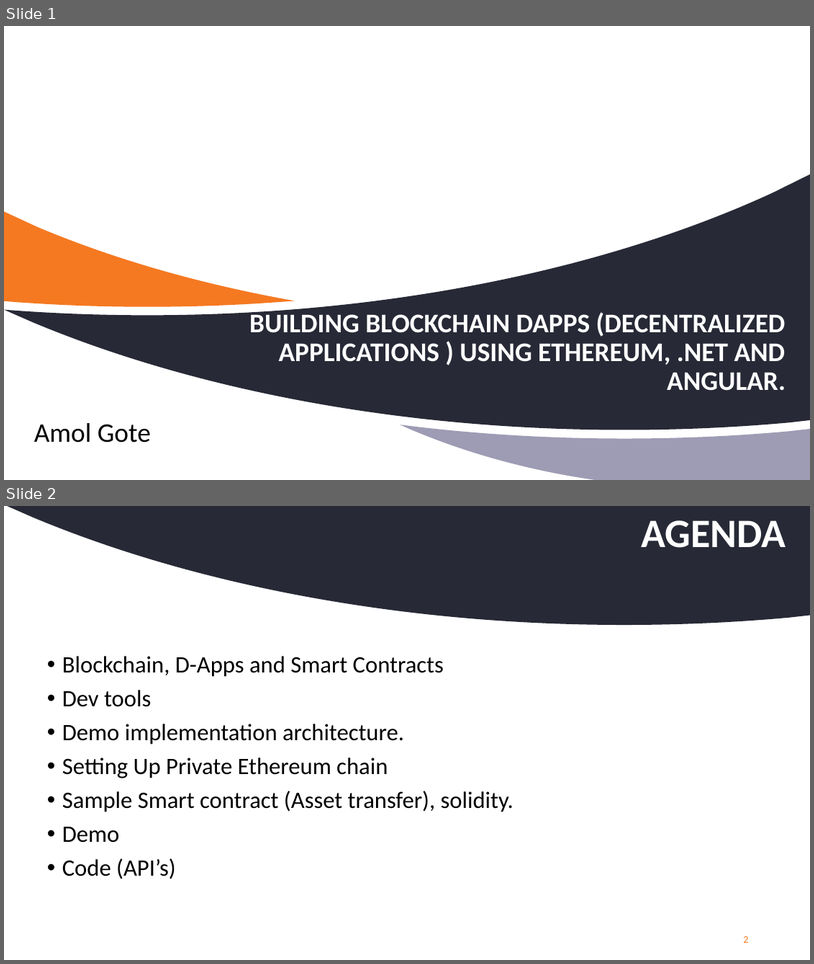
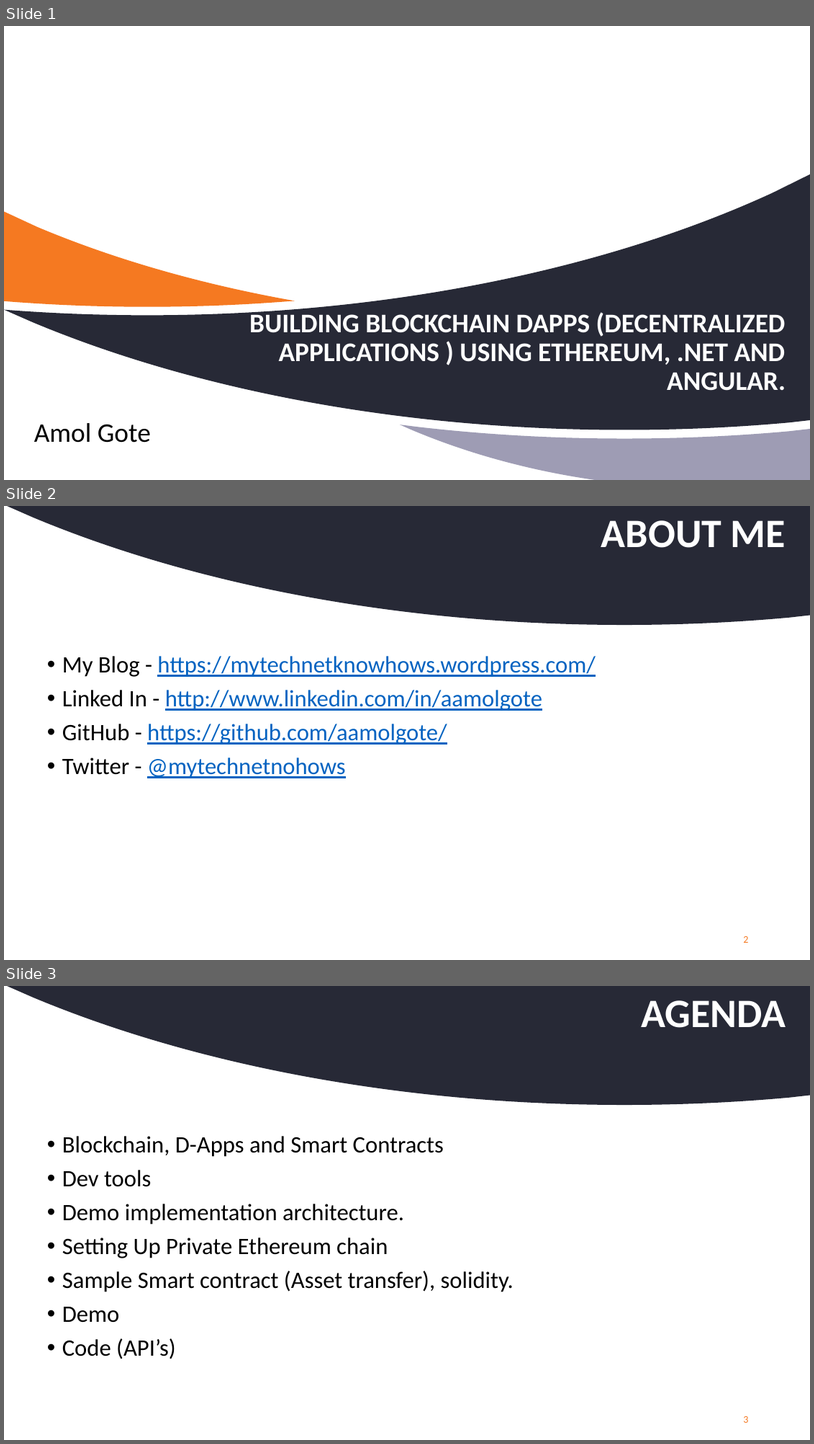
Before and after one commit to aamolgote/codecampnyc2018, a slide deck: PPTX/BAAS.pptx. Shown one above the other, each under a label of ours: slides 1 and 2 before the commit, slides 1, 2 and 3 after it. The pictures are 814x964 and 814x1444 pixels, drawn with LibreOffice and Linux fonts; fonts in the diff are those of the drawing; background and template pictures are left out. Boxes give left, top, right and bottom in pixels: in the first picture for what was removed or moved away, otherwise in the second. Text is boxed around its words. In the diff, an @@ line names an element or a change of style, - is before the commit and + after.

Commit message:
PPTX Changes

```diff
--- a/PPTX/BAAS.pptx
+++ b/PPTX/BAAS.pptx
@@ slide 2 added at [4, 506, 810, 960], background #FFFFFF; not listed: 1 template element that a slide beside it also shows @@
@@ title added at [602, 520, 786, 548], 48 pt, text #FFFFFF, bold @@
+ABOUT ME
@@ text added at [62, 656, 596, 778], 28 pt, text #0563C1, underline @@
+• My Blog - https://mytechnetknowhows.wordpress.com/
+• Linked In - http://www.linkedin.com/in/aamolgote
+• GitHub - https://github.com/aamolgote/
+• Twitter - @mytechnetnohows
@@ page number added at [743, 936, 748, 942], 12 pt, text #F57921 @@
+2
@@ what was slide 2 is now slide 3 @@
@@ page number at [743, 1416, 748, 1422]: text changed @@
-2
+3
```
Also in this commit, not shown: 1 slide changed.
